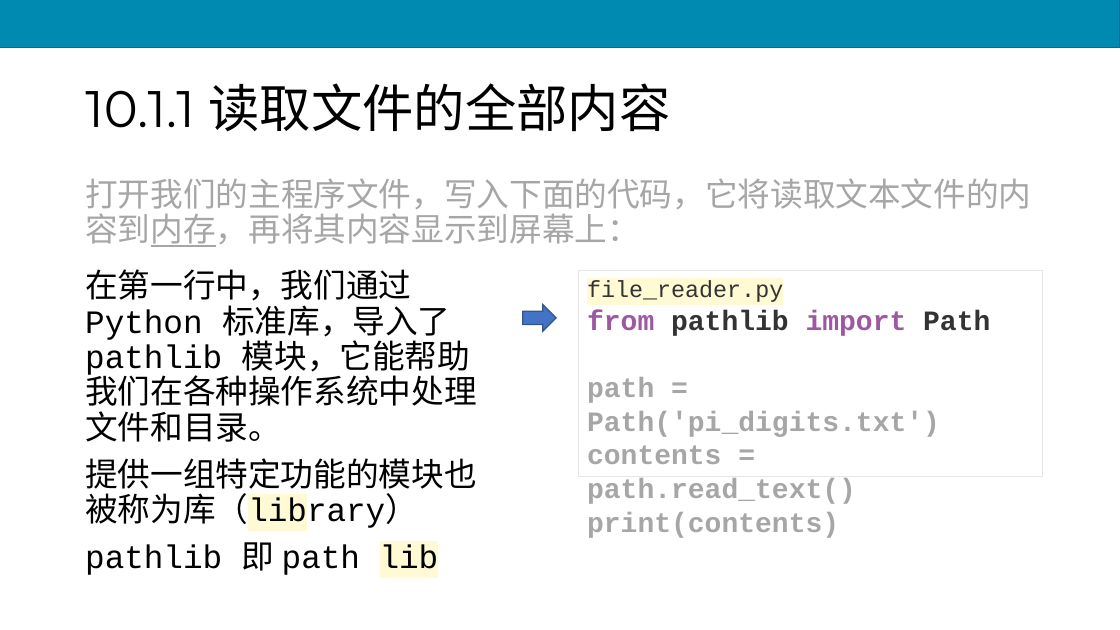
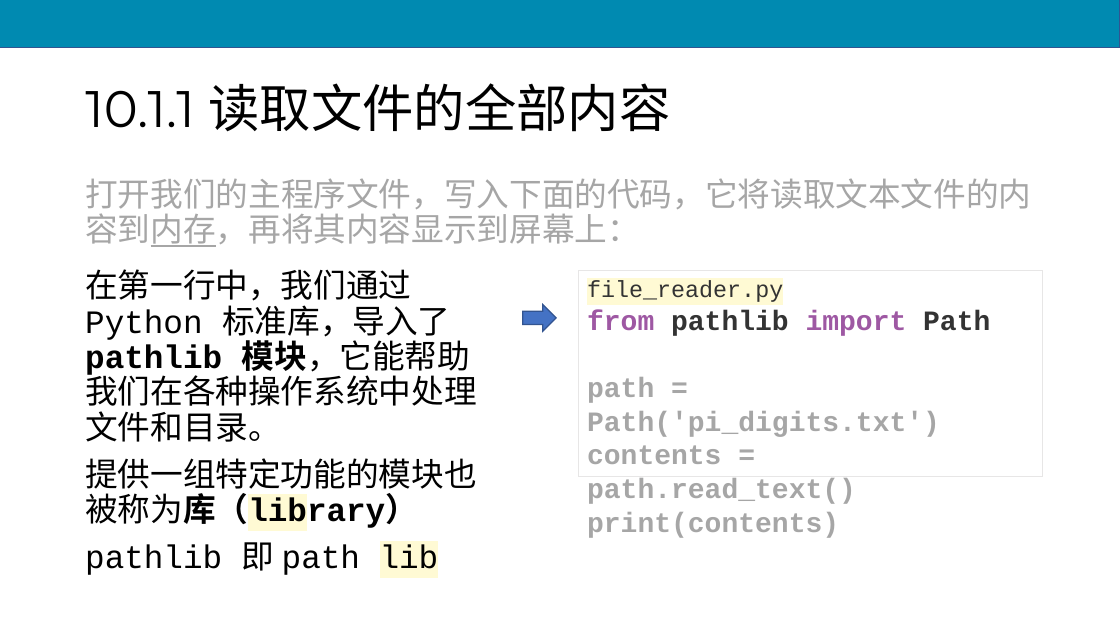
Before and after one commit to scruel/pcc_3e_slides, a slide deck: slide 7 of PPT/python10.pptx. Drawn at 1120x630 pixels with LibreOffice and Linux fonts; fonts in the diff are those of the drawing. Boxes give left, top, right and bottom in pixels: in the first picture for what was removed or moved away, otherwise in the second. Text is boxed around its words. In the diff, an @@ line names an element or a change of style, - is before the commit and + after.

```diff
--- a/PPT/python10.pptx
+++ b/PPT/python10.pptx
@@ text at (85, 269, 476, 529): bold on in "pathlib 模块，它能帮助我们在各种操作系统中处理文件和目录。", "提供一组特定功能的模块也被称为库（library）" @@
```
Also in this commit, not shown: 5 other slides changed, 7 other files.
